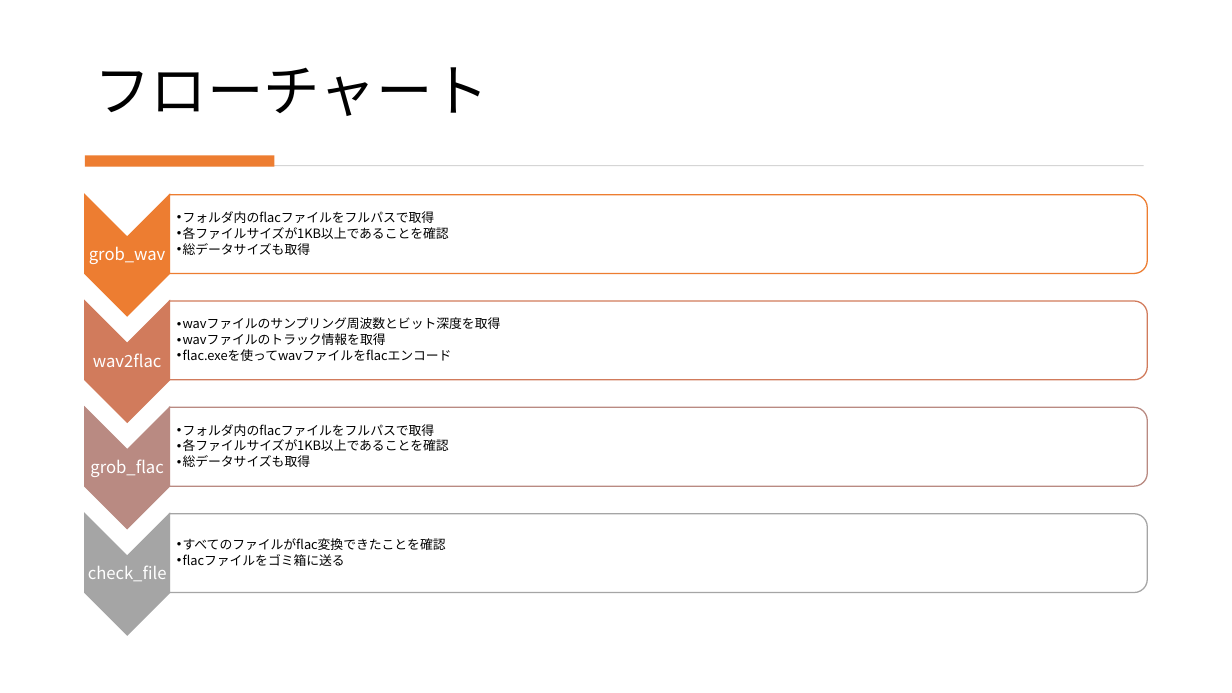
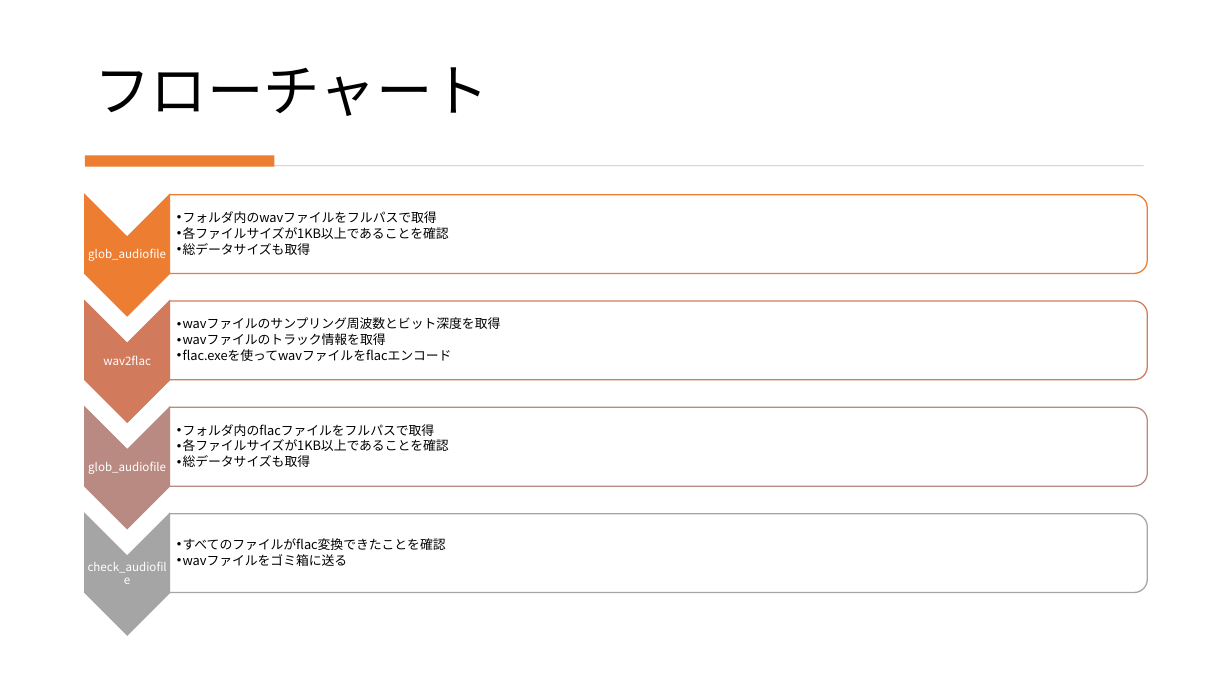
Before and after one commit to oatsu-gh/wav2flac, a slide deck: slide 3 of SPECIFICATION.pptx. Drawn at 1232x693 pixels with LibreOffice and Linux fonts; fonts in the diff are those of the drawing. Boxes give left, top, right and bottom in pixels: in the first picture for what was removed or moved away, otherwise in the second. Text is boxed around its words. In the diff, an @@ line names an element or a change of style, - is before the commit and + after.

```diff
--- a/SPECIFICATION.pptx
+++ b/SPECIFICATION.pptx
@@ text at [183,211,437,223]: text changed @@
-  • フォルダ内のflacファイルをフルパスで取得
+  • フォルダ内のwavファイルをフルパスで取得
@@ text at [88,248,166,261]: text changed; size 13 to 9 pt @@
-grob_wav
+glob_audiofile
@@ text "wav2flac" at [103,355,151,365]: size 13 to 9 pt; less space between paragraphs @@
@@ text at [88,462,166,474]: text changed; size 13 to 9 pt @@
-grob_flac
+glob_audiofile
@@ text at [88,562,167,573]: text changed; size 13 to 9 pt @@
-check_file
+check_audiofile
@@ text at [183,554,348,566]: text changed @@
-  • flacファイルをゴミ箱に送る
+  • wavファイルをゴミ箱に送る
```
Also in this commit, not shown: 1 other file.
